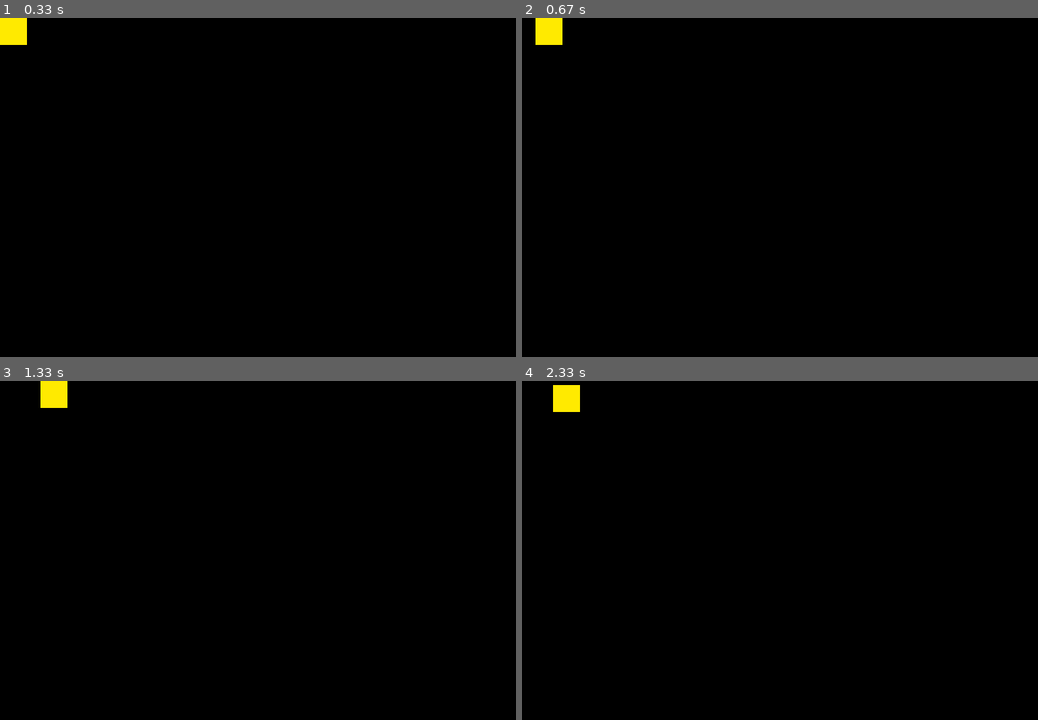
Above: before the commit, frames 1-4 (two rows, left to right).
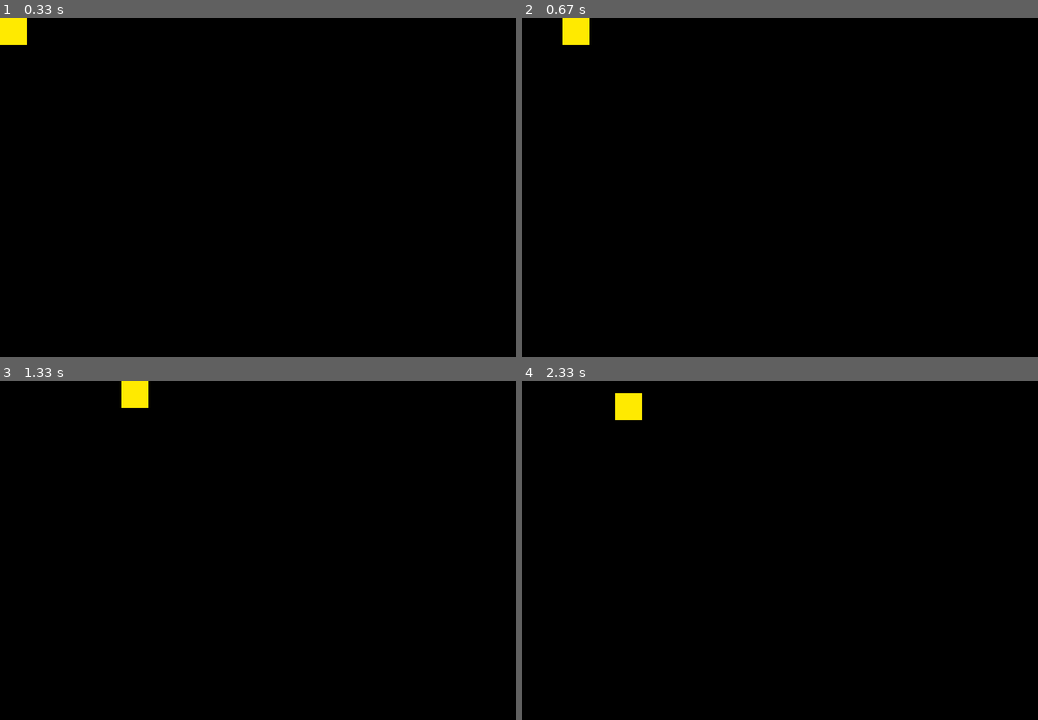
Above: after the commit, the same moments.

Repository: ChrisOber98/pygame_snake
Game: pygame game, started from main.py
Same seed, same stepped clock (60 frames per second), same inputs: the game is played once before the commit and once after it.
Inputs:
- Up to frame 1 (0.33 s): no input
- Up to frame 2 (0.67 s): hold D from 0.33 s (still down)
- Up to frame 3 (1.33 s): release D at 0.8 s; hold D from 1.17 s (still down)
- Up to frame 4 (2.33 s): release D at 1.63 s; hold A 1.67-2.2 s; hold S from 2.23 s (still down)

Frame 1 is identical in both runs. In frame 2, 0.8% of the frame differs, in the area x 2-14%, y 0-8%; in frame 3, 0.8%; in frame 4, 0.8%.

Commit message:
Add going out of bounds checks for game over

Diff:
--- a/game.py
+++ b/game.py
@@ -41,25 +41,52 @@
 
         for event in pygame.event.get():
             if event.type == pygame.QUIT:
-                self.running = False
+                self.handle_event_quit()
             if event.type == pygame.KEYDOWN:
-                self.snake.reset_movement()
-                if event.key == pygame.K_w:
-                    self.snake.is_moving_up = True
-                if event.key == pygame.K_s:
-                    self.snake.is_moving_down = True
-                if event.key == pygame.K_a:
-                    self.snake.is_moving_left= True
-                if event.key == pygame.K_d:
-                    self.snake.is_moving_right = True
+                self.handle_event_keydown(event)
             if event.type == pygame.KEYUP:
                 pass
+
+    def handle_event_quit(self):
+        """Handles what happens when pygame.QUIT happens."""
+
+        self.running = False
+
+    def handle_event_keydown(self, event):
+        """Handles what happens when pygame.KEYDOWN happens."""
+
+        self.snake.reset_movement()
+
+        if event.key == pygame.K_w:
+            self.snake.is_moving_up = True
+        if event.key == pygame.K_s:
+            self.snake.is_moving_down = True
+        if event.key == pygame.K_a:
+            self.snake.is_moving_left= True
+        if event.key == pygame.K_d:
+            self.snake.is_moving_right = True
 
     def update_screen(self):
         """Update the screen."""
 
         self.screen.fill(self.settings.screen_bg_color)
         self.snake.update()
+        self.check_out_of_bounds()
         self.snake.draw()
         pygame.display.flip()
         self.clock.tick(self.settings.clock_timing)
+
+    def check_out_of_bounds(self):
+        """Check to see if snake has hit out of bounds."""
+
+        if self.snake.x > self.settings.window_width - self.snake.width:
+            self.running = False
+
+        if self.snake.x < 0:
+            self.running = False
+
+        if self.snake.y > self.settings.window_height - self.snake.height:
+            self.running = False
+
+        if self.snake.y < 0:
+            self.running = False
--- a/snake.py
+++ b/snake.py
@@ -34,13 +34,13 @@
         """Update snake position."""
 
         if self.is_moving_down:
-            self.y += 1
+            self.y += 3
         if self.is_moving_up:
-            self.y -= 1
+            self.y -= 3
         if self.is_moving_left:
-            self.x -= 1
+            self.x -= 3
         if self.is_moving_right:
-            self.x += 1
+            self.x += 3
 
     def reset_movement(self):
         """Reset the snakes movement variables to all False."""
